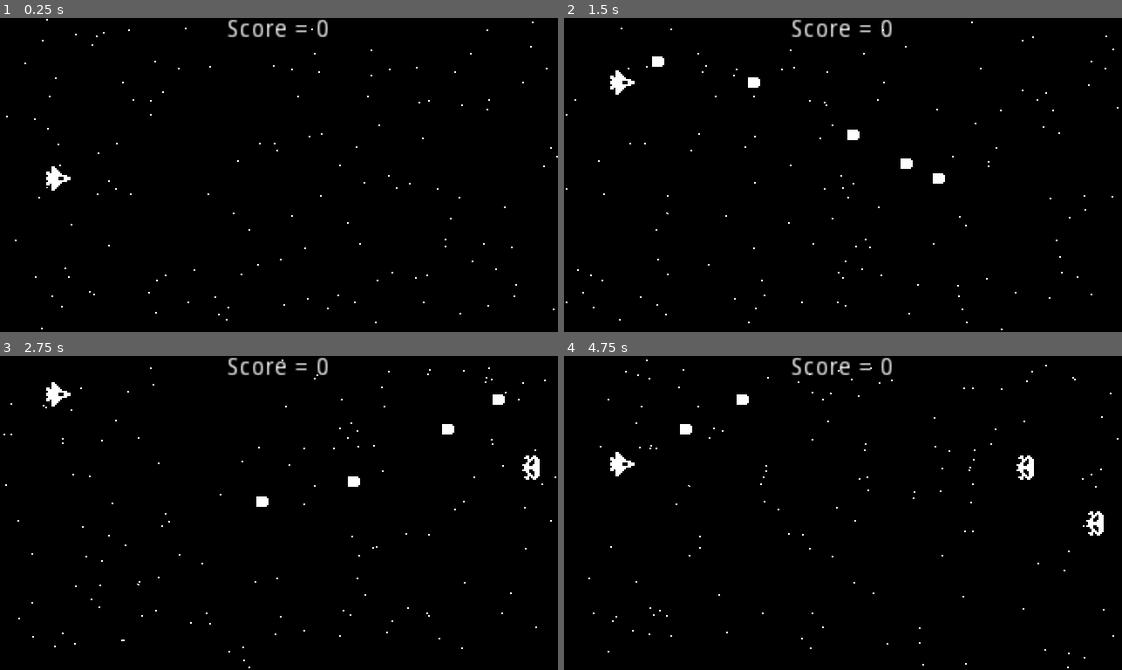
Above: before the commit, frames 1-4 (two rows, left to right).
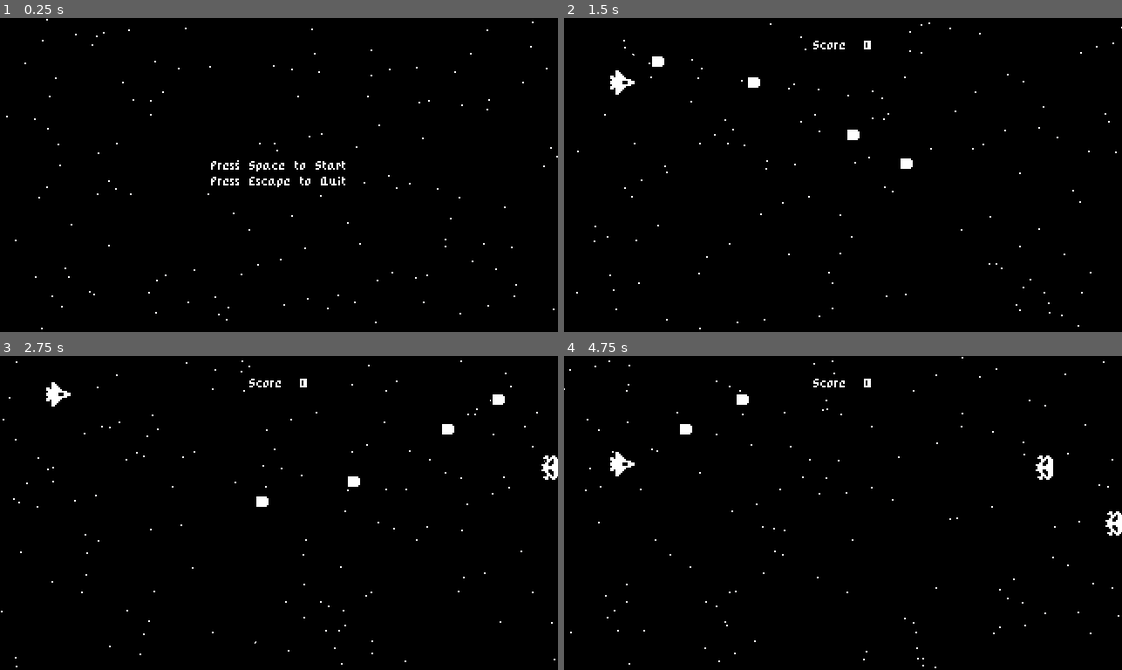
Above: after the commit, the same moments.

Repository: jamesnathanan/Godot_projects
Game: Godot game, scene res://StartMenu.tscn
The game is run twice, just before and just after one commit, with the same random seed, the same clock (stepped at 60 frames per second) and the same inputs. Before the commit the project starts from res://World.tscn.
Inputs:
- Up to frame 1 (0.25 s): no input
- Up to frame 2 (1.5 s): tap Space at 0.5 s; hold Up (ui_up) 0.53-1.28 s; tap Enter (ui_accept) at 0.6, 0.77, 1.07, 1.35 s; hold Down (ui_down) from 1.28 s (still down)
- Up to frame 3 (2.75 s): tap Enter (ui_accept) at 1.52, 1.82, 2.1 s; release Down (ui_down) at 2.03 s; hold Up (ui_up) from 2.03 s (still down)
- Up to frame 4 (4.75 s): tap Enter (ui_accept) at 2.85, 3.02, 3.32, 3.6, 3.77, 4.07, 4.35, 4.52 s; release Up (ui_up) at 3.53 s; hold Down (ui_down) from 3.53 s (still down); tap Escape (ui_cancel) at 4.15 s

The runs differ from the first frame. In frame 1, 1.0% of the frame differs, in the area x 8-62%, y 0-55%; in frame 2, 1.0%; in frame 3, 1.2%; in frame 4, 1.5%, in the area x 0-100%, y 0-100%.

Commit message:
add start menu screen and game over screen

Diff:
--- /dev/null
+++ b/Space Shooter/GameOverScreen.gd
@@ -0,0 +1,5 @@
+extends Node
+
+func _process(delta):
+	if Input.is_action_just_pressed("ui_cancel"):
+		get_tree().change_scene("res://StartMenu.tscn")
--- /dev/null
+++ b/Space Shooter/GameOverScreen.tscn
@@ -0,0 +1,56 @@
+[gd_scene load_steps=4 format=2]
+
+[ext_resource path="res://GameOverScreen.gd" type="Script" id=1]
+[ext_resource path="res://StarParticles.tscn" type="PackedScene" id=2]
+[ext_resource path="res://PixelFont.tres" type="DynamicFont" id=3]
+
+[node name="GameOverScreen" type="Node"]
+script = ExtResource( 1 )
+
+[node name="Background" type="ColorRect" parent="."]
+anchor_right = 1.0
+anchor_bottom = 1.0
+color = Color( 0, 0, 0, 1 )
+
+[node name="StarParticles" parent="." instance=ExtResource( 2 )]
+
+[node name="GameOverLabel" type="Label" parent="."]
+anchor_left = 0.5
+anchor_top = 0.5
+anchor_right = 0.5
+anchor_bottom = 0.5
+margin_left = -36.0
+margin_top = -31.0
+margin_right = 36.0
+margin_bottom = -17.0
+custom_fonts/font = ExtResource( 3 )
+text = "Game Over"
+align = 1
+valign = 1
+
+[node name="HighScoreLabel" type="Label" parent="."]
+anchor_left = 0.5
+anchor_top = 0.5
+anchor_right = 0.5
+anchor_bottom = 0.5
+margin_left = -36.0
+margin_top = -11.0
+margin_right = 36.0
+margin_bottom = 3.0
+custom_fonts/font = ExtResource( 3 )
+text = "Highscore : 0"
+align = 1
+valign = 1
+
+[node name="EscapeLabel" type="Label" parent="."]
+anchor_left = 0.5
+anchor_top = 1.0
+anchor_right = 0.5
+anchor_bottom = 1.0
+margin_left = -82.0
+margin_top = -36.0
+margin_right = 82.0
+custom_fonts/font = ExtResource( 3 )
+text = "Press Escape to Return to the Main Menu"
+align = 1
+valign = 1
--- /dev/null
+++ b/Space Shooter/Music.tscn
@@ -0,0 +1,8 @@
+[gd_scene load_steps=2 format=2]
+
+[ext_resource path="res://Under the hot sun 110 BPM.ogg" type="AudioStream" id=1]
+
+[node name="Music" type="AudioStreamPlayer"]
+stream = ExtResource( 1 )
+volume_db = -20.0
+autoplay = true
--- /dev/null
+++ b/Space Shooter/PixelFont.tres
@@ -0,0 +1,7 @@
+[gd_resource type="DynamicFont" load_steps=2 format=2]
+
+[ext_resource path="res://PixelRPG.ttf" type="DynamicFontData" id=1]
+
+[resource]
+size = 6
+font_data = ExtResource( 1 )
--- a/Space Shooter/Ship.gd
+++ b/Space Shooter/Ship.gd
@@ -3,6 +3,8 @@
 const Laser = preload("res://Laser.tscn")
 
 export(int) var SPEED = 100
+
+signal player_death
 
 func _process(delta):
 	if Input.is_action_pressed("ui_up"):
@@ -30,3 +32,4 @@
 	var explosionEffect = ExplosionEffect.instance()
 	main.add_child(explosionEffect)
 	explosionEffect.global_position = global_position
+	emit_signal("player_death")
--- /dev/null
+++ b/Space Shooter/StarParticles.tscn
@@ -0,0 +1,20 @@
+[gd_scene load_steps=2 format=2]
+
+[sub_resource type="ParticlesMaterial" id=1]
+emission_shape = 2
+emission_box_extents = Vector3( 0, 90, 1 )
+flag_disable_z = true
+spread = 0.0
+gravity = Vector3( 0, 0, 0 )
+initial_velocity = -100.0
+initial_velocity_random = 0.5
+angular_velocity = 0.114353
+orbit_velocity = 0.0
+orbit_velocity_random = 0.0
+
+[node name="StarParticles" type="Particles2D"]
+position = Vector2( 320, 90 )
+amount = 200
+lifetime = 7.0
+preprocess = 7.0
+process_material = SubResource( 1 )
--- /dev/null
+++ b/Space Shooter/StartMenu.gd
@@ -0,0 +1,8 @@
+extends Node
+
+
+func _process(delta):
+	if Input.is_action_just_pressed("ui_accept"):
+		get_tree().change_scene("res://World.tscn")
+	if Input.is_action_just_pressed("ui_cancel"):
+		get_tree().quit()
--- /dev/null
+++ b/Space Shooter/StartMenu.tscn
@@ -0,0 +1,30 @@
+[gd_scene load_steps=4 format=2]
+
+[ext_resource path="res://StartMenu.gd" type="Script" id=1]
+[ext_resource path="res://PixelFont.tres" type="DynamicFont" id=2]
+[ext_resource path="res://StarParticles.tscn" type="PackedScene" id=3]
+
+[node name="StartMenu" type="Node"]
+script = ExtResource( 1 )
+
+[node name="ColorRect" type="ColorRect" parent="."]
+anchor_right = 1.0
+anchor_bottom = 1.0
+color = Color( 0, 0, 0, 1 )
+
+[node name="CenterContainer" type="CenterContainer" parent="."]
+anchor_right = 1.0
+anchor_bottom = 1.0
+
+[node name="Label" type="Label" parent="CenterContainer"]
+margin_left = 121.0
+margin_top = 82.0
+margin_right = 199.0
+margin_bottom = 97.0
+custom_fonts/font = ExtResource( 2 )
+text = "Press Space to Start
+Press Escape to Quit"
+align = 1
+valign = 1
+
+[node name="StarParticles" parent="." instance=ExtResource( 3 )]
--- a/Space Shooter/World.gd
+++ b/Space Shooter/World.gd
@@ -1,8 +1,16 @@
 extends Node
 
 var score = 0 setget set_score
-onready var scoreLabel = $Score
+onready var scoreLabel = $ScoreLabel
 
 func set_score(value):
 	score = value
 	scoreLabel.text = "score = " + str(score)
+
+
+
+
+
+func _on_Ship_player_death():
+	yield(get_tree().create_timer(1), "timeout")
+	get_tree().change_scene("res://GameOverScreen.tscn")
--- a/Space Shooter/World.tscn
+++ b/Space Shooter/World.tscn
@@ -1,20 +1,10 @@
-[gd_scene load_steps=5 format=2]
+[gd_scene load_steps=6 format=2]
 
 [ext_resource path="res://World.gd" type="Script" id=1]
-[ext_resource path="res://Ship.tscn" type="PackedScene" id=2]
-[ext_resource path="res://EnemySpawner.tscn" type="PackedScene" id=3]
-
-[sub_resource type="ParticlesMaterial" id=1]
-emission_shape = 2
-emission_box_extents = Vector3( 0, 90, 1 )
-flag_disable_z = true
-spread = 0.0
-gravity = Vector3( 0, 0, 0 )
-initial_velocity = -100.0
-initial_velocity_random = 0.5
-angular_velocity = 0.114353
-orbit_velocity = 0.0
-orbit_velocity_random = 0.0
+[ext_resource path="res://StarParticles.tscn" type="PackedScene" id=2]
+[ext_resource path="res://Ship.tscn" type="PackedScene" id=3]
+[ext_resource path="res://EnemySpawner.tscn" type="PackedScene" id=4]
+[ext_resource path="res://PixelFont.tres" type="DynamicFont" id=5]
 
 [node name="World" type="Node" groups=[
 "World",
@@ -29,23 +19,20 @@
 "_edit_lock_": true
 }
 
-[node name="StarParticles" type="Particles2D" parent="."]
-position = Vector2( 320, 90 )
-amount = 200
-lifetime = 7.0
-preprocess = 7.0
-process_material = SubResource( 1 )
+[node name="StarParticles" parent="." instance=ExtResource( 2 )]
 
-[node name="Ship" parent="." instance=ExtResource( 2 )]
+[node name="Ship" parent="." instance=ExtResource( 3 )]
 position = Vector2( 33.3887, 91.8853 )
 z_index = 1
 
-[node name="EnemySpawner" parent="." instance=ExtResource( 3 )]
+[node name="EnemySpawner" parent="." instance=ExtResource( 4 )]
 position = Vector2( 320, 0 )
 
-[node name="Score" type="Label" parent="."]
+[node name="ScoreLabel" type="Label" parent="."]
 anchor_right = 1.0
-margin_bottom = 14.0
+margin_bottom = 32.0
+custom_fonts/font = ExtResource( 5 )
 text = "Score = 0"
 align = 1
 valign = 1
+[connection signal="player_death" from="Ship" to="." method="_on_Ship_player_death"]
--- a/Space Shooter/project.godot
+++ b/Space Shooter/project.godot
@@ -16,7 +16,11 @@
 [application]
 
 config/name="Space Shooter"
-run/main_scene="res://World.tscn"
+run/main_scene="res://StartMenu.tscn"
+
+[autoload]
+
+Music="*res://Music.tscn"
 
 [display]
 
Not shown, added: Space Shooter/Under the hot sun 110 BPM.ogg.import
Not shown, added: Space Shooter/Under the hot sun 110 BPM.ogg
